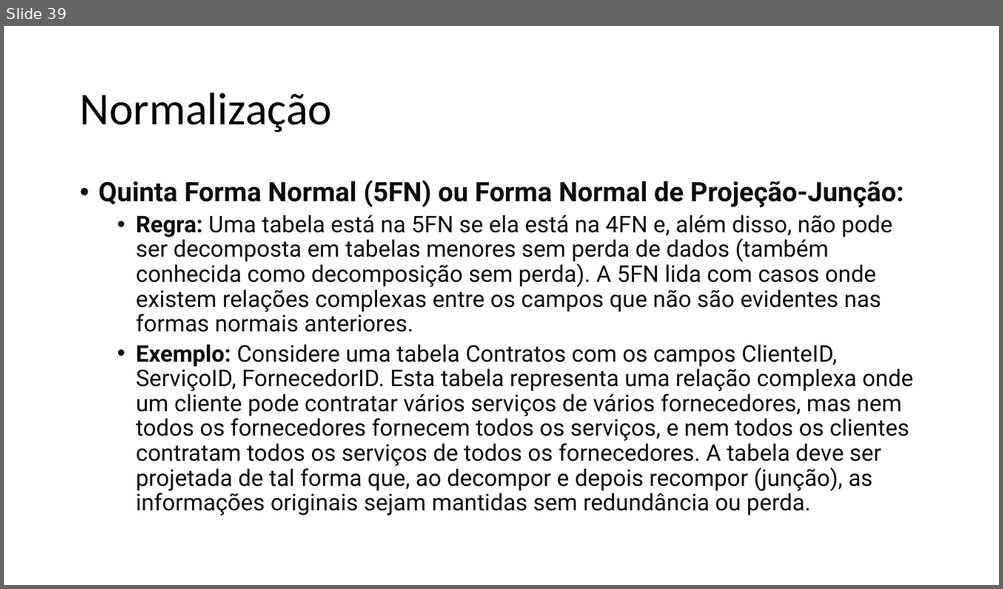
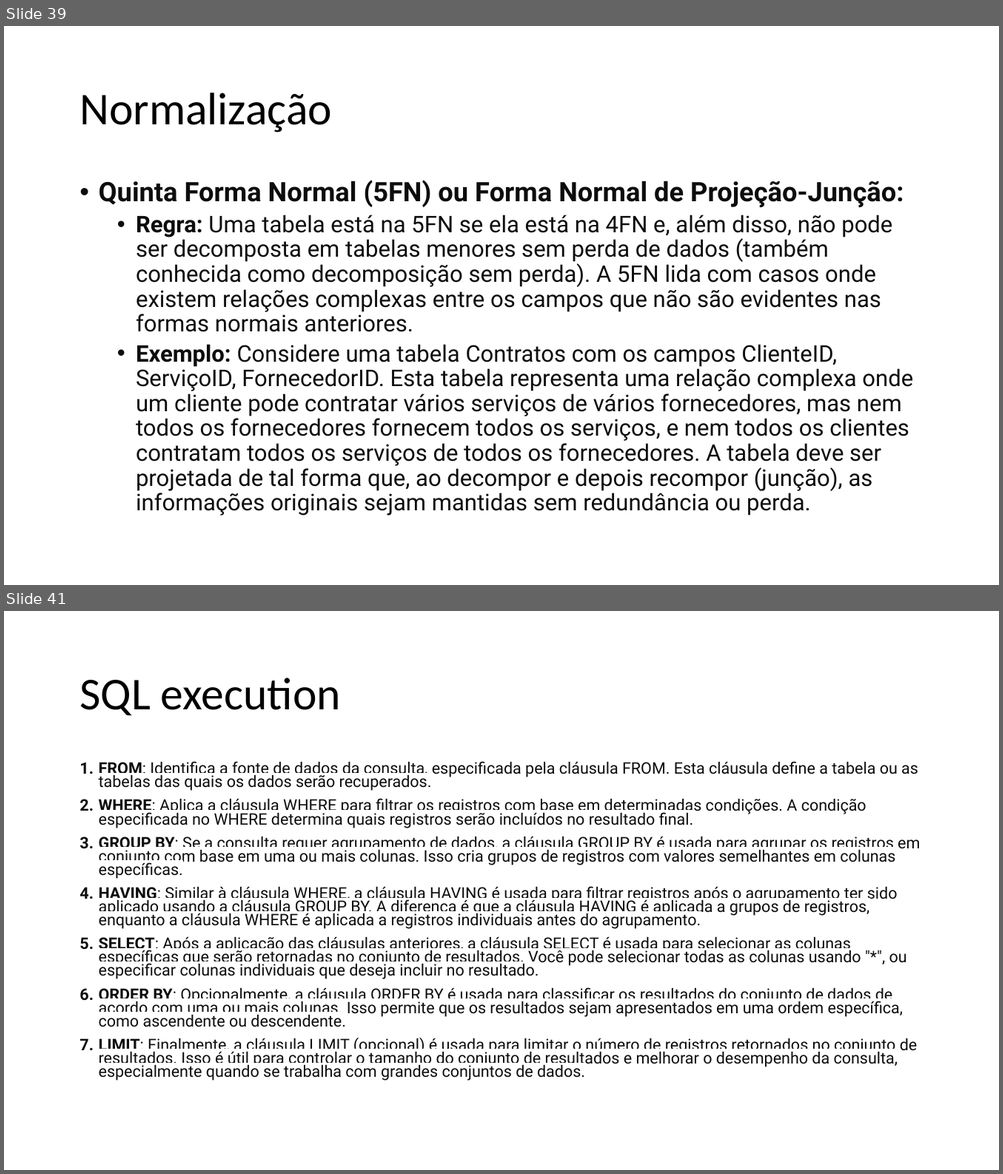
Before and after one commit to VictorInacio/learn-db, a slide deck: slides/Curso BD.pptx. Shown one above the other, each under a label of ours: slide 39 before the commit, slides 39 and 41 after it; the slides between them are not shown. The pictures are 1003x589 and 1003x1174 pixels, drawn with LibreOffice and Linux fonts; fonts in the diff are those of the drawing. Boxes give left, top, right and bottom in pixels: in the first picture for what was removed or moved away, otherwise in the second. Text is boxed around its words. In the diff, an @@ line names an element or a change of style, - is before the commit and + after.

```diff
--- a/slides/Curso BD.pptx
+++ b/slides/Curso BD.pptx
@@ slide 41 added at (4, 611, 999, 1170), background #FFFFFF @@
@@ title added at (79, 678, 341, 715), 44 pt, text #000000 @@
+SQL execution
@@ text added at (99, 761, 919, 1081), 15.4 pt, text #0D0D0D @@
+1. FROM: Identifica a fonte de dados da consulta, especificada pela cláusula FROM. Esta cláusula define a tabela ou as tabelas das quais os dados serão recuperados.
+2. WHERE: Aplica a cláusula WHERE para filtrar os registros com base em determinadas condições. A condição especificada no WHERE determina quais registros serão incluídos no resultado final.
+3. GROUP BY: Se a consulta requer agrupamento de dados, a cláusula GROUP BY é usada para agrupar os registros em conjunto com base em uma ou mais colunas. Isso cria grupos de registros com valores semelhantes em colunas específicas.
+4. HAVING: Similar à cláusula WHERE, a cláusula HAVING é usada para filtrar registros após o agrupamento ter sido aplicado usando a cláusula GROUP BY. A diferença é que a cláusula HAVING é aplicada a grupos de registros, enquanto a cláusula WHERE é aplicada a registros individuais antes do agrupamento.
+5. SELECT: Após a aplicação das cláusulas anteriores, a cláusula SELECT é usada para selecionar as colunas específicas que serão retornadas no conjunto de resultados. Você pode selecionar todas as colunas usando "*", ou especificar colunas individuais que deseja incluir no resultado.
+6. ORDER BY: Opcionalmente, a cláusula ORDER BY é usada para classificar os resultados do conjunto de dados de acordo com uma ou mais colunas. Isso permite que os resultados sejam apresentados em uma ordem específica, como ascendente ou descendente.
+7. LIMIT: Finalmente, a cláusula LIMIT (opcional) é usada para limitar o número de registros retornados no conjunto de resultados. Isso é útil para controlar o tamanho do conjunto de resultados e melhorar o desempenho da consulta, especialmente quando se trabalha com grandes conjuntos de dados.
```
Also in this commit, not shown: 4 other slides added, 5 other files.
